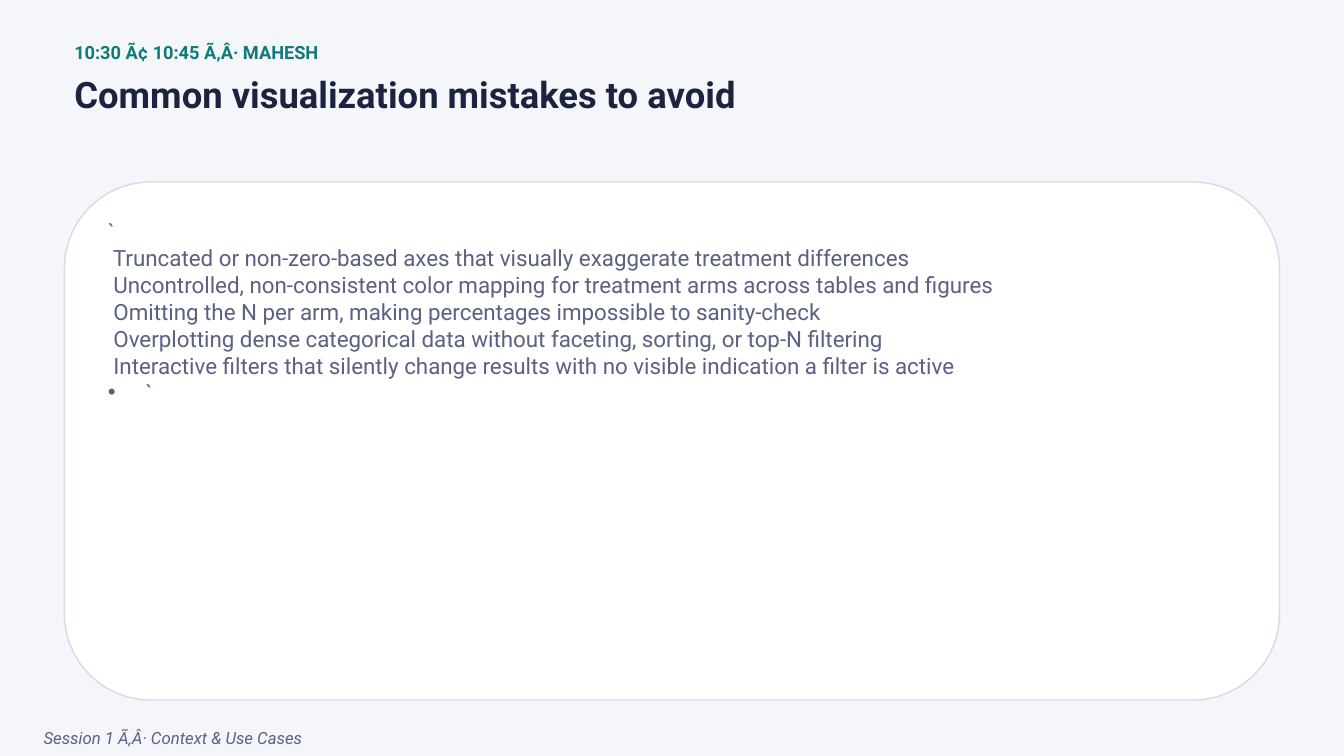
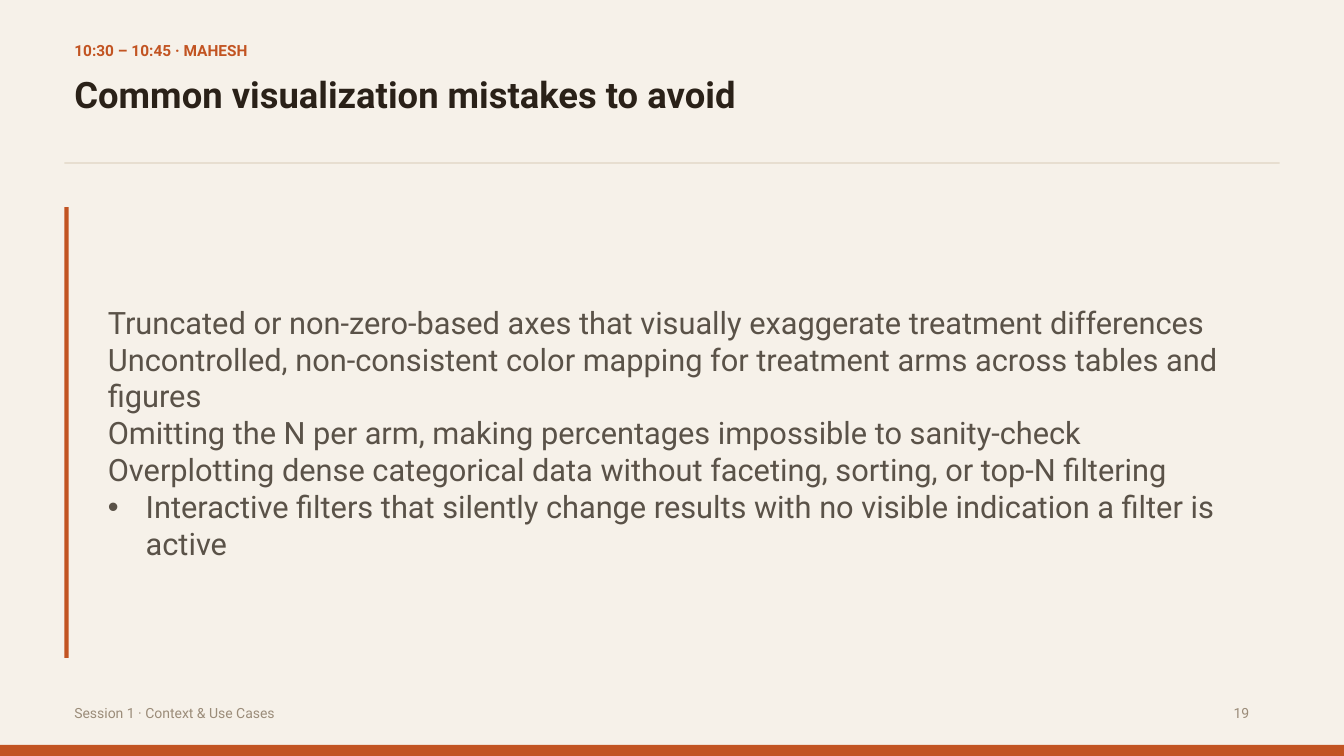
Before and after one commit to itsmdivakaran/IASCT-RShiny-Workshop, a slide deck: slide 18 of IASCT_Shiny_Workshop.pptx (slide 19 before the commit). Drawn at 1344x756 pixels with LibreOffice and Linux fonts; fonts in the diff are those of the drawing. Boxes give left, top, right and bottom in pixels: in the first picture for what was removed or moved away, otherwise in the second. Text is boxed around its words. In the diff, an @@ line names an element or a change of style, - is before the commit and + after.

```diff
--- a/IASCT_Shiny_Workshop.pptx
+++ b/IASCT_Shiny_Workshop.pptx
@@ background #F5F6FA to #F6F1E9 @@
@@ text at [74,45,248,56]: text changed; size 13 to 11 pt; text colour #0F7A7A to #C25422 @@
-10:30 Ã¢ 10:45 Ã‚Â· MAHESH
+10:30 – 10:45 · MAHESH
@@ text "Common visualization mistakes to avoid" at [74,80,735,109]: text colour #1B2340 to #2A2118 @@
@@ rectangle added at [65,162,1280,163], fill #E0D5C3 @@
@@ rounded rectangle removed at [65,182,1280,701] @@
@@ rectangle added at [65,208,69,658], fill #C25422 @@
@@ text "Truncated or non-zero-based axes that ..." at [108,310,1217,556]: vertical alignment top to middle @@
@@ text at [108,310,1217,556]: text changed; size 16 to 22 pt; text colour #5B6182 to #5A5248 @@
-• `
-  Truncated or non-zero-based axes that visually exaggerate treatment differences
-  Uncontrolled, non-consistent color mapping for treatment arms across tables and figures
-  Omitting the N per arm, making percentages impossible to sanity-check
-  Overplotting dense categorical data without faceting, sorting, or top-N filtering
-  Interactive filters that silently change results with no visible indication a filter is active
-  `
+• Truncated or non-zero-based axes that visually exaggerate treatment differences
+  Uncontrolled, non-consistent color mapping for treatment arms across tables and figures
+  Omitting the N per arm, making percentages impossible to sanity-check
+  Overplotting dense categorical data without faceting, sorting, or top-N filtering
+  Interactive filters that silently change results with no visible indication a filter is active
@@ text at [74,708,274,718]: text changed; size 12 to 10 pt; text colour #5B6182 to #9B8C79; italic off @@
-Session 1 Ã‚Â· Context & Use Cases
+Session 1 · Context & Use Cases
@@ text added at [1234,708,1250,718], 10 pt, text #9B8C79 @@
+19
@@ rectangle added at [0,745,1344,756], fill #C25422 @@
```
Also in this commit, not shown: 105 other slides changed, 2 slides removed.
